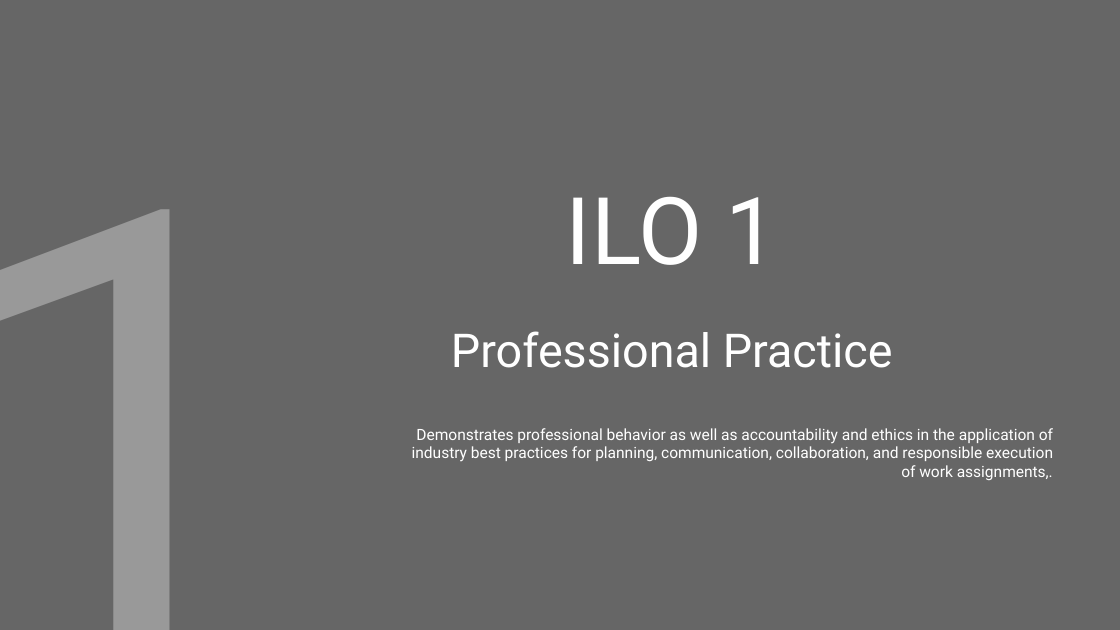
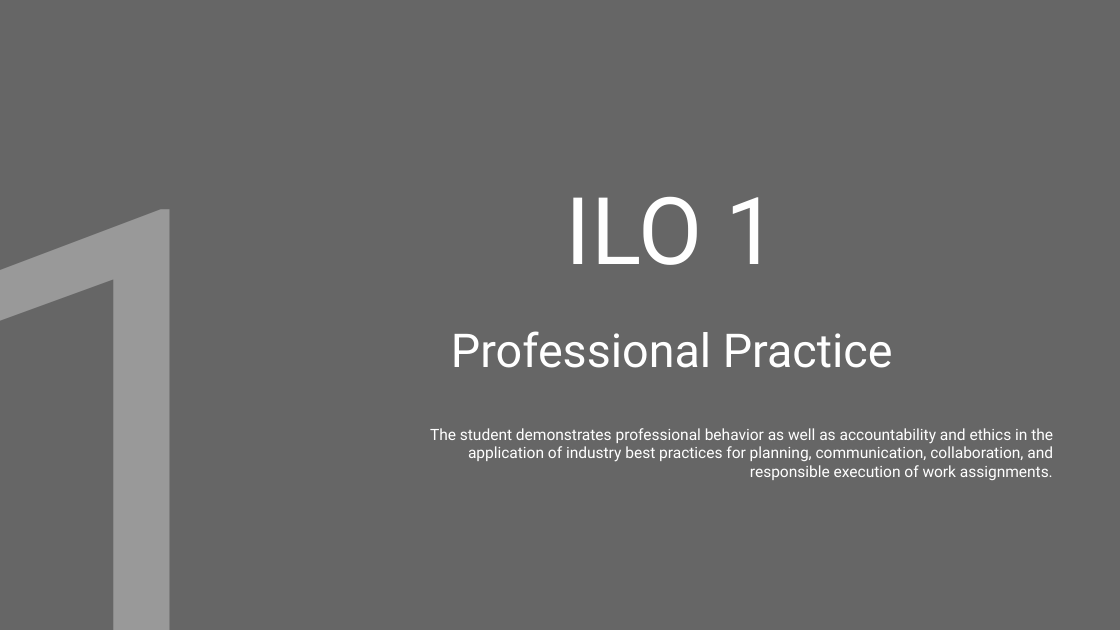
Before and after one commit to PsDragon/ADSAI_FOR_SECOND_YEARS, a slide deck: slide 24 of docs/Year2/BlockA/MS Teams Assignment Template/2022-23-ADS_AI Learning Log Y2A.pptx. Drawn at 1120x630 pixels with LibreOffice and Linux fonts; fonts in the diff are those of the drawing. Boxes give left, top, right and bottom in pixels: in the first picture for what was removed or moved away, otherwise in the second. Text is boxed around its words. In the diff, an @@ line names an element or a change of style, - is before the commit and + after.

Commit message:
Y2A - MS Teams Assignment Update: Learning Log + Assessment Rubric

```diff
--- a/docs/Year2/BlockA/MS Teams Assignment Template/2022-23-ADS_AI Learning Log Y2A.pptx
+++ b/docs/Year2/BlockA/MS Teams Assignment Template/2022-23-ADS_AI Learning Log Y2A.pptx
@@ subtitle at box(430, 428, 1053, 480): text changed @@
-Demonstrates professional behavior as well as accountability and ethics in the application of industry best practices for planning, communication, collaboration, and responsible execution of work assignments,.
+The student demonstrates professional behavior as well as accountability and ethics in the application of industry best practices for planning, communication, collaboration, and responsible execution of work assignments.
```
Also in this commit, not shown: 12 other slides changed, 4 slides removed, 1 other file.
